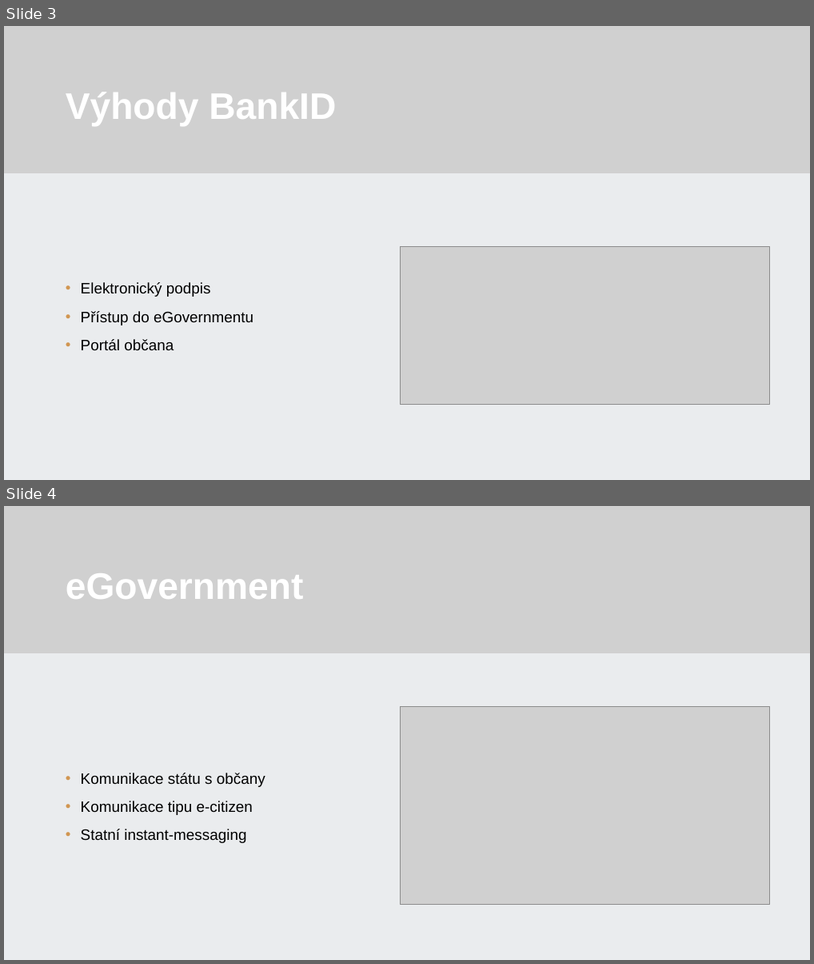
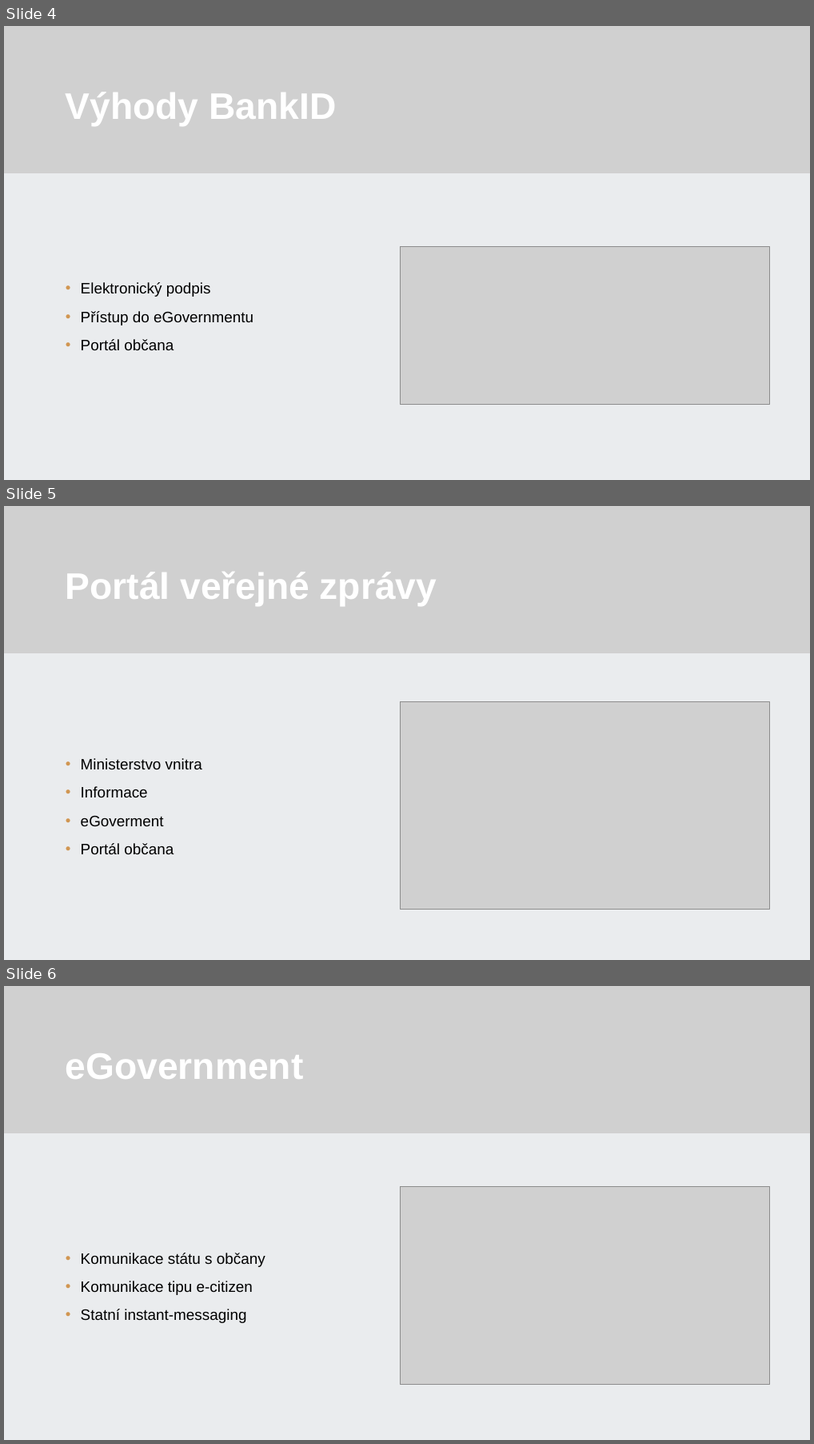
Before and after one commit to 22maixner/prezentace, a slide deck: Maixner.pptx. Shown one above the other, each under a label of ours: slides 3 and 4 before the commit, slides 4, 5 and 6 after it. The pictures are 814x964 and 814x1444 pixels, drawn with LibreOffice and Linux fonts; fonts in the diff are those of the drawing; grey boxes stand for pictures; background and template pictures are left out. Boxes give left, top, right and bottom in pixels: in the first picture for what was removed or moved away, otherwise in the second. Text is boxed around its words. In the diff, an @@ line names an element or a change of style, - is before the commit and + after.

```diff
--- a/Maixner.pptx
+++ b/Maixner.pptx
@@ slide 5 added at box(4, 506, 810, 960), background #FFFFFF @@
@@ rectangle added at box(4, 506, 810, 960), fill #FFFFFF @@
@@ rectangle added at box(4, 506, 810, 960), fill #E2E5E8 at 70% opacity @@
@@ rectangle added at box(4, 506, 810, 653), fill #5B4933 @@
@@ picture added at box(4, 506, 810, 653) @@
@@ title added at box(66, 572, 437, 606), 44 pt, text #FFFFFF, bold @@
+Portál veřejné zprávy
@@ picture added at box(401, 701, 770, 908) @@
@@ text added at box(81, 758, 202, 855), 18 pt, text #000000 @@
+• Ministerstvo vnitra
+• Informace
+• eGoverment
+• Portál občana
@@ what was slide 3 is now slide 4 @@
@@ what was slide 4 is now slide 6 @@
```
Also in this commit, not shown: 2 slides changed, 4 other slides added, 4 slides removed.
